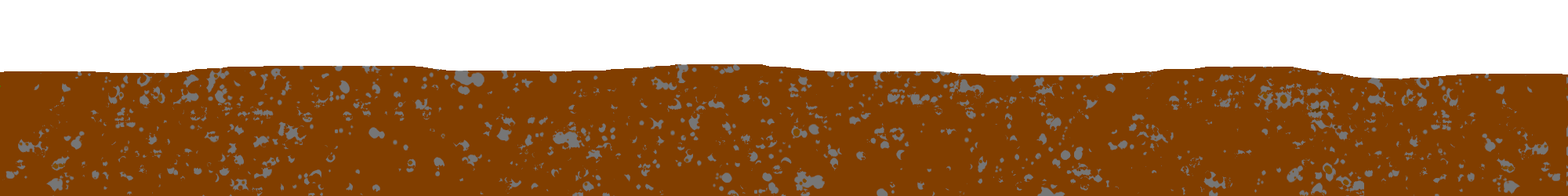
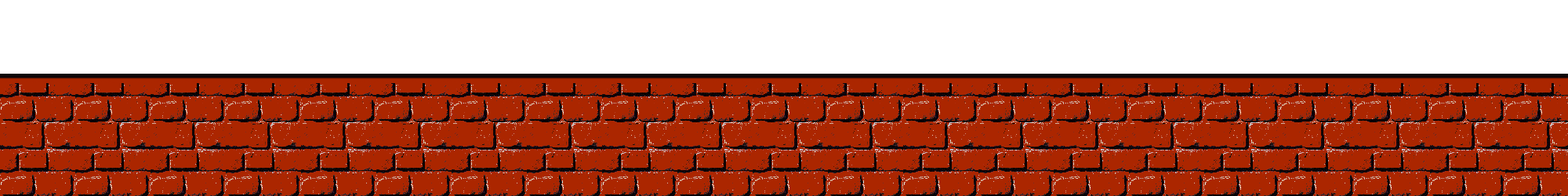
Layer changes from the first 1568 x 196 image to the second:
added layer "Layer #5" above "Layer #4" over (0, 73, 1568, 196)
hid "Layer #2", painted on it over (0, 64, 1568, 196)
